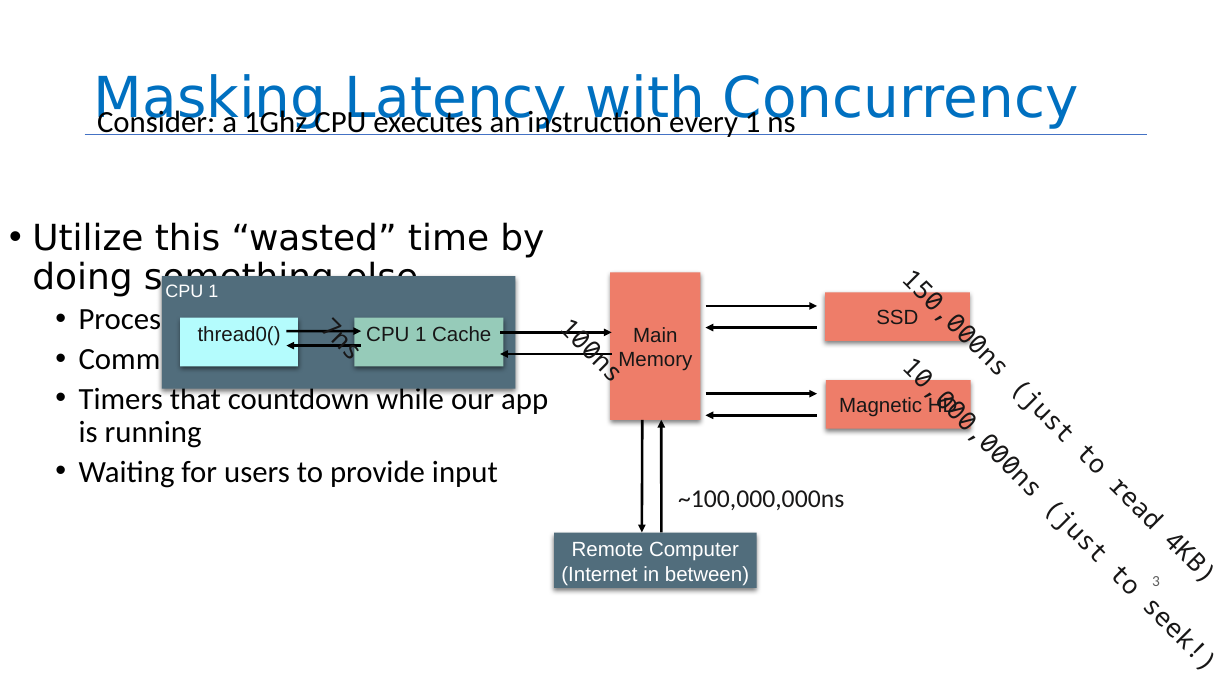
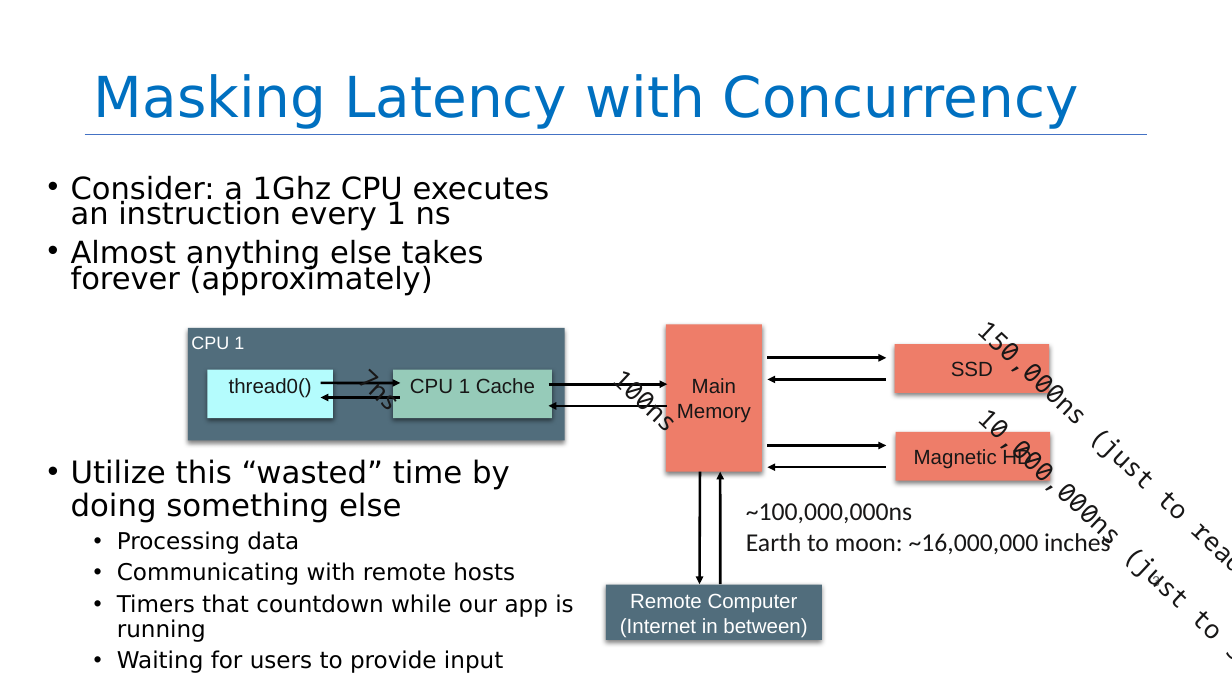
Before and after one commit to neu-se/CS4530-Fall-2022, a slide deck: slide 3 of Slides/Lecture 05 Concurrency Patterns in Typescript.pptx. Drawn at 1232x693 pixels with LibreOffice and Linux fonts; fonts in the diff are those of the drawing. Boxes give left, top, right and bottom in pixels: in the first picture for what was removed or moved away, otherwise in the second. Text is boxed around its words. In the diff, an @@ line names an element or a change of style, - is before the commit and + after.

```diff
--- a/Slides/Lecture 05 Concurrency Patterns in Typescript.pptx
+++ b/Slides/Lecture 05 Concurrency Patterns in Typescript.pptx
@@ text removed at bbox=[97, 106, 795, 137] @@
-Consider: a 1Ghz CPU executes an instruction every 1 ns
@@ text added at bbox=[71, 175, 550, 296], 23.8 pt, text #000000 @@
+• Consider: a 1Ghz CPU executes an instruction every 1 ns
+• Almost anything else takes forever (approximately)
@@ rectangle "CPU 1": place and size @@
-rectangle "CPU 1" at bbox=[162, 276, 516, 389]
+rectangle "CPU 1" at bbox=[188, 328, 565, 441]
@@ rectangle "Main Memory": place and size @@
-rectangle "Main Memory" at bbox=[610, 273, 701, 420]
+rectangle "Main Memory" at bbox=[666, 324, 762, 471]
@@ line "150,000ns (just to read 4KB)": place and size @@
-line "150,000ns (just to read 4KB)" at bbox=[906, 271, 970, 335]
+line "150,000ns (just to read 4KB)" at bbox=[981, 323, 1049, 386]
@@ arrow moved from (706, 306) - (817, 306) to (768, 358) - (886, 358) @@
@@ rectangle "SSD": place and size @@
-rectangle "SSD" at bbox=[825, 292, 970, 341]
+rectangle "SSD" at bbox=[895, 345, 1049, 394]
@@ rectangle "thread0()": place and size @@
-rectangle "thread0()" at bbox=[180, 318, 299, 367]
+rectangle "thread0()" at bbox=[208, 370, 334, 419]
@@ arrow moved from (287, 331) - (361, 331) to (321, 383) - (400, 383) @@
@@ line "7ns": place and size @@
-line "7ns" at bbox=[323, 320, 387, 384]
+line "7ns" at bbox=[360, 372, 429, 435]
@@ rectangle "CPU 1 Cache": place and size @@
-rectangle "CPU 1 Cache" at bbox=[354, 318, 503, 367]
+rectangle "CPU 1 Cache" at bbox=[393, 370, 552, 419]
@@ arrow moved from (500, 333) - (612, 333) to (549, 384) - (667, 384) @@
@@ line "10,000,000ns (just to seek!)": place and size @@
-line "10,000,000ns (just to seek!)" at bbox=[906, 359, 970, 422]
+line "10,000,000ns (just to seek!)" at bbox=[981, 410, 1049, 474]
@@ line "100ns": place and size @@
-line "100ns" at bbox=[563, 320, 627, 384]
+line "100ns" at bbox=[616, 372, 684, 435]
@@ arrow moved from (706, 328) - (817, 328) to (768, 380) - (886, 380) @@
@@ arrow moved from (287, 346) - (361, 346) to (321, 397) - (400, 397) @@
@@ arrow moved from (500, 354) - (612, 354) to (549, 406) - (667, 406) @@
@@ arrow moved from (706, 394) - (817, 394) to (768, 445) - (886, 445) @@
@@ rectangle "Magnetic HD": place and size @@
-rectangle "Magnetic HD" at bbox=[826, 380, 971, 429]
+rectangle "Magnetic HD" at bbox=[896, 433, 1050, 482]
@@ text "Utilize this “wasted” time by ...": place and size @@
-text "Utilize this “wasted” time by ..." at bbox=[32, 222, 548, 488]
+text "Utilize this “wasted” time by ..." at bbox=[71, 459, 573, 673]
@@ text "Utilize this “wasted” time by ..." at bbox=[71, 459, 573, 673]: size 28 to 24 pt in "Utilize this “wasted” time by doing something ..."; size 24 to 18 pt, font Calibri to DejaVu Sans in "Processing data", "Communicating with remote hosts", "Timers that countdown while our app is ...", "Waiting for users to provide input" @@
@@ arrow moved from (642, 532) - (642, 420) to (700, 584) - (701, 471) @@
@@ arrow moved from (662, 420) - (662, 532) to (720, 471) - (720, 584) @@
@@ arrow moved from (706, 415) - (817, 415) to (768, 468) - (886, 468) @@
@@ text "~100,000,000ns": place and size @@
-text "~100,000,000ns" at bbox=[678, 490, 844, 510]
+text "~100,000,000ns" at bbox=[746, 503, 1111, 554]
@@ text at bbox=[746, 503, 912, 523]: alignment centre to left @@
@@ text at bbox=[746, 530, 1111, 554]: paragraph added @@
+Earth to moon: ~16,000,000 inches
@@ rectangle "Remote Computer (Internet in between)": place and size @@
-rectangle "Remote Computer (Internet in between)" at bbox=[555, 532, 757, 588]
+rectangle "Remote Computer (Internet in between)" at bbox=[606, 585, 823, 640]
```
Also in this commit, not shown: 2 other slides changed.
